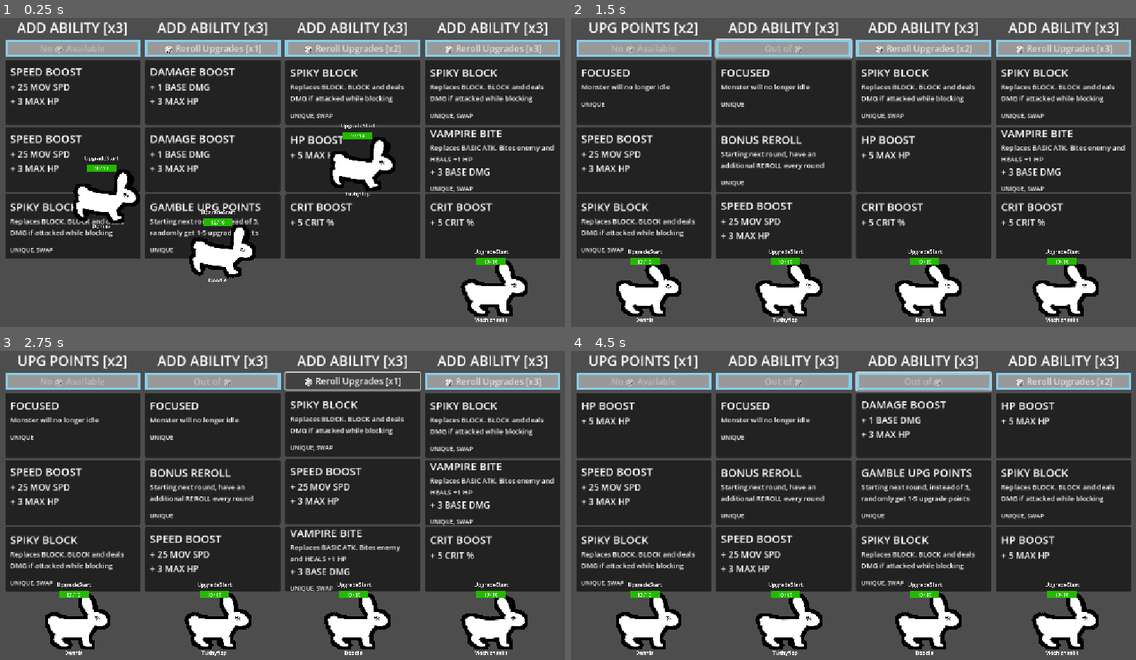
Above: before the commit, frames 1-4 (two rows, left to right).
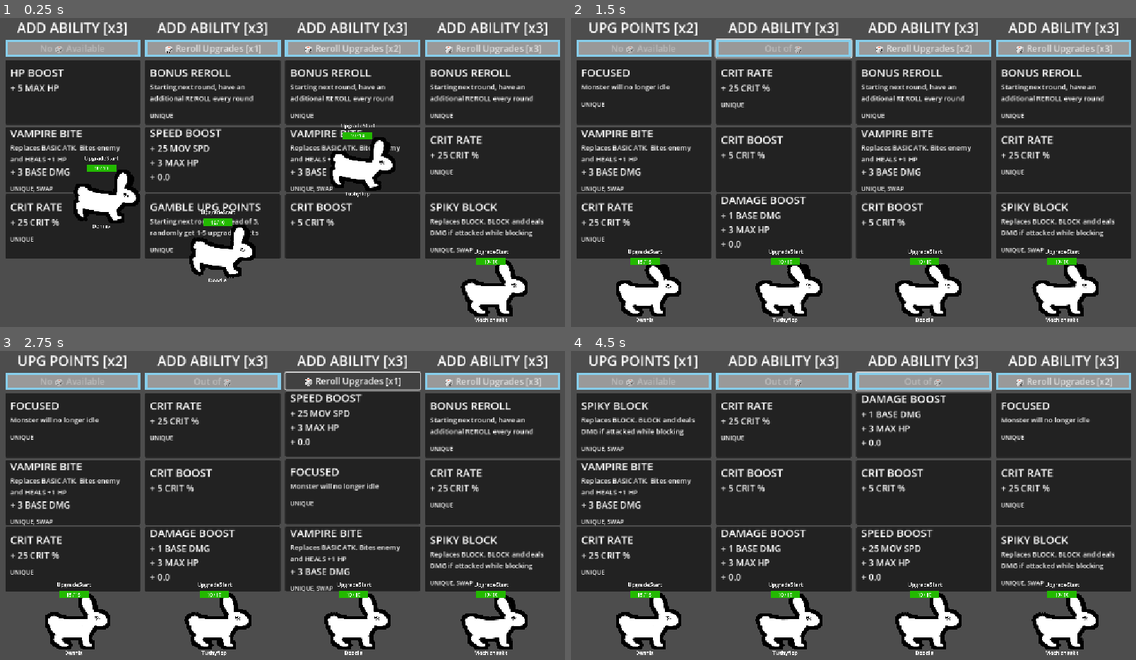
Above: after the commit, the same moments.

Repository: Galitie/tm2
Game: Godot game, scene res://test_scene.tscn
Two runs of this game, one before a commit and one after it. Both use one fixed random seed, a clock stepped at 60 frames per second and the inputs below.
Inputs (mouse positions are in pixels of both pictures, inside the frame that each line leads up to):
- Up to frame 1 (0.25 s): no input
- Up to frame 2 (1.5 s): click (644, 92) at 0.52 s; click "🎲 Reroll Upgrades [x1]" at 1.25 s
- Up to frame 3 (2.75 s): click "🎲 Reroll Upgrades [x2]" at 2 s
- Up to frame 4 (4.5 s): click "🎲 Reroll Upgrades [x3]" at 2.75 s; click (644, 425) at 3.52 s; click "🎲 Reroll Upgrades [x1]" at 4.25 s

The runs differ from the first frame. In frame 1, 8.3% of the frame differs, in the area x 1-99%, y 16-77%; in frame 2, 8.2%; in frame 3, 8.3%; in frame 4, 9.7%, in the area x 1-97%, y 14-79%.

Commit message:
Added crit rate card

Diff:
--- /dev/null
+++ b/Cards/Resources/crit_rate.tres
@@ -0,0 +1,23 @@
+[gd_resource type="Resource" script_class="CardResourceScript" load_steps=3 format=3 uid="uid://bkgtuu1m8soho"]
+
+[ext_resource type="Script" uid="uid://cbkjotjeilkcj" path="res://Cards/Accessories/accessories_info.gd" id="1_5rp5m"]
+[ext_resource type="Script" uid="uid://bfco2om6esxdu" path="res://Cards/card_info.gd" id="2_yq1ji"]
+
+[resource]
+script = ExtResource("2_yq1ji")
+card_name = "CRIT RATE"
+description = ""
+Type = "immediate"
+state_id = ""
+unique = true
+remove_specific_states = Array[String]([])
+attribute_1 = 6
+attribute_label_1 = "CRIT %"
+attribute_amount_1 = 25
+attribute_2 = 0
+attribute_label_2 = ""
+attribute_amount_2 = 0
+attribute_3 = 7
+attribute_label_3 = "CRIT MULT"
+attribute_amount_3 = 1.25
+accessories = Array[ExtResource("1_5rp5m")]([])
--- a/Cards/card.gd
+++ b/Cards/card.gd
@@ -22,8 +22,10 @@
 	%Description.text = chosen_resource.description
 	%Stat.text = chosen_resource.attribute_label_1
 	%Stat2.text = chosen_resource.attribute_label_2
+	%Stat3.text = chosen_resource.attribute_label_3
 	%Amount.text = str(chosen_resource.attribute_amount_1)
 	%Amount2.text = str(chosen_resource.attribute_amount_2)
+	%Amount3.text = str(chosen_resource.attribute_amount_3)
 
 	if chosen_resource.description:
 		%Description.visible = true
@@ -47,6 +49,16 @@
 		else:
 			%PosNeg2.text = "-"
 
+	if chosen_resource.attribute_label_2:
+		%Stat3.visible = true
+	if chosen_resource.attribute_amount_2:
+		%Amount3.visible = true
+		%PosNeg3.visible = true
+		if chosen_resource.attribute_amount_2 > 0:
+			%PosNeg3.text = "+"
+		else:
+			%PosNeg3.text = "-"
+
 	if chosen_resource.unique:
 		%Tags.text += "UNIQUE"
 	if chosen_resource.state_id:
@@ -68,10 +80,13 @@
 	%Description.visible = false
 	%Stat.visible = false
 	%Stat2.visible = false
+	%Stat3.visible = false
 	%Amount.visible = false
 	%Amount2.visible = false
+	%Amount3.visible = false
 	%PosNeg.visible = false
 	%PosNeg2.visible = false
+	%PosNeg3.visible = false
 	%Tags.text = ""
 
 
--- a/Cards/card.tscn
+++ b/Cards/card.tscn
@@ -151,18 +151,21 @@
 theme = ExtResource("1_8erfr")
 
 [node name="PosNeg3" type="Label" parent="CardInfo/MarginContainer/VBoxContainer/Items/Stat3"]
+unique_name_in_owner = true
 visible = false
 layout_mode = 2
 theme = ExtResource("1_8erfr")
 text = "5"
 
 [node name="Amount3" type="Label" parent="CardInfo/MarginContainer/VBoxContainer/Items/Stat3"]
+unique_name_in_owner = true
 visible = false
 layout_mode = 2
 theme = ExtResource("1_8erfr")
 text = "5"
 
 [node name="Stat3" type="Label" parent="CardInfo/MarginContainer/VBoxContainer/Items/Stat3"]
+unique_name_in_owner = true
 visible = false
 layout_mode = 2
 theme = ExtResource("1_8erfr")
--- a/Cards/card_info.gd
+++ b/Cards/card_info.gd
@@ -9,7 +9,7 @@
 @export var remove_specific_states : Array[String]
 
 @export_group("Attributes")
-enum Attributes {NONE, HP, MOVE_SPEED, BASE_DAMAGE, REROLL, UPGRADE_POINTS, CRIT_PERCENT}
+enum Attributes {NONE, HP, MOVE_SPEED, BASE_DAMAGE, REROLL, UPGRADE_POINTS, CRIT_PERCENT, CRIT_MULTIPLIER}
 @export var attribute_1 : Attributes
 @export var attribute_label_1 : String
 @export var attribute_amount_1: int
@@ -20,7 +20,7 @@
 
 @export var attribute_3 : Attributes
 @export var attribute_label_3 : String
-@export var attribute_amount_3: int
+@export var attribute_amount_3: float
 
 @export_group("Accessories")
 @export var accessories : Array[AccessoryResourceScript]
--- a/StateMachine/pooping.gd
+++ b/StateMachine/pooping.gd
@@ -23,7 +23,7 @@
 			monster.animation_player.play("charge_idle")
 		else:
 			emit_signal("spawn_poop", monster)
-			ChooseNewState.emit()
+			ChooseNewState.emit() # caught in main game scene
 
 	elif anim_name == "charge_idle":
 		charge_cycles += 1
--- a/UI/player_upgrade_panel.gd
+++ b/UI/player_upgrade_panel.gd
@@ -8,7 +8,7 @@
 @onready var upgrade_title = $VBoxContainer/UpgradeTitle/Label
 
 var player : Player
-var resource_array: Array[Resource] = [load("uid://dyvymb65crfuv"),load("uid://c37d7vyo0m6j …(205 unchanged characters)…
+var resource_array: Array[Resource] = [load("uid://bkgtuu1m8soho"),load("uid://dyvymb65crfuv"),load("uid://c37d7vyo0m6j …(205 unchanged characters)…
 @onready var button_array: Array[Node] = [reroll_button, $VBoxContainer/UpgradeCard1, $VBoxContainer/UpgradeCard2, $VBoxContainer/UpgradeCard3]
 var current_user_position_in_button_array : int = 0
 var new_stylebox_normal = StyleBoxFlat.new()
--- a/main.gd
+++ b/main.gd
@@ -9,6 +9,8 @@
 @onready var monsters: Array[Monster]
 @onready var player_count : int = players.size()
 @onready var upgrade_menu : Node = $UpgradePanel
+@onready var sudden_death_label: Label = $SuddenDeathLabel
+@onready var sudden_death_timer: Timer = $SuddenDeathTimer
 
 var dead_monsters : int
 var current_round : int
@@ -77,6 +79,11 @@
 func _process(_delta):
 	if debug_mode:
 		debug_stuff()
+	if sudden_death_timer.is_stopped():
+		sudden_death_label.text = "Sudden Death"
+	else:
+		var time_left = sudden_death_timer.time_left
+		sudden_death_label.text = "Sudden Death: %d" % time_left
 
 
 func count_death(monster: Monster):
@@ -87,12 +94,13 @@
 
 
 func set_upgrade_mode():
+	sudden_death_label.visible = false
 	clean_up_screen()
 	players.sort_custom(func(a, b): return a.victory_points > b.victory_points)
 	clear_knocked_out_monsters()
 	current_mode = Modes.UPGRADE
 	check_if_game_over()
-	$SuddenDeathTimer.stop()
+	sudden_death_timer.stop()
 	Globals.is_sudden_death_mode = false
 	var rerolls_amount_counter = 0
 	for player in players:
@@ -111,9 +119,10 @@
 
 
 func set_fight_mode():
+	sudden_death_label.visible = true
 	current_mode = Modes.FIGHT
 	current_round += 1
-	$SuddenDeathTimer.start()
+	sudden_death_timer.start()
 	dead_monsters = 0
 	get_node("UpgradePanel").visible = false
 	for player in players:
@@ -125,7 +134,6 @@
 
 func _on_sudden_death_timer_timeout():
 	Globals.is_sudden_death_mode = true
-	print("Sudden death!")
 
 
 func _on_round_over_delay_timer_timeout():
@@ -181,6 +189,9 @@
 			player.randomize_upgrade_points = true
 		if chosen_card.attribute_2 == CardResourceScript.Attributes.CRIT_PERCENT:
 			player.monster.crit_chance += chosen_card.attribute_amount_2
+	if chosen_card.attribute_3 != CardResourceScript.Attributes.NONE:
+		if chosen_card.attribute_3 == CardResourceScript.Attributes.CRIT_MULTIPLIER:
+			player.monster.crit_multiplier == chosen_card.attribute_amount_3
 	# Replace a slot
 	if chosen_card.state_id:
 		player.monster.state_machine.state_choices[chosen_card.Type] = chosen_card.state_id
@@ -249,7 +260,7 @@
 		poop.global_position = monster.global_position + Vector2(60,30)
 	else:
 		poop.global_position = monster.global_position + Vector2(-60,30)
-	poop.texture = load("res://poo.png")
+	poop.texture = load("uid://b5sjapvyrr6u7")
 	poop.z_index = -1
 	add_child(poop)
 
--- a/test_scene.tscn
+++ b/test_scene.tscn
@@ -113,8 +113,15 @@
 one_shot = true
 
 [node name="SuddenDeathTimer" type="Timer" parent="."]
-wait_time = 60.0
+wait_time = 30.0
 one_shot = true
+
+[node name="SuddenDeathLabel" type="Label" parent="."]
+offset_left = 567.0
+offset_top = 38.0
+offset_right = 607.0
+offset_bottom = 61.0
+horizontal_alignment = 1
 
 [connection signal="timeout" from="RoundOverDelayTimer" to="." method="_on_round_over_delay_timer_timeout"]
 [connection signal="timeout" from="UpgradeOverDelayTimer" to="." method="_on_upgrade_over_delay_timer_timeout"]
Not shown, changed: Todo.txt
